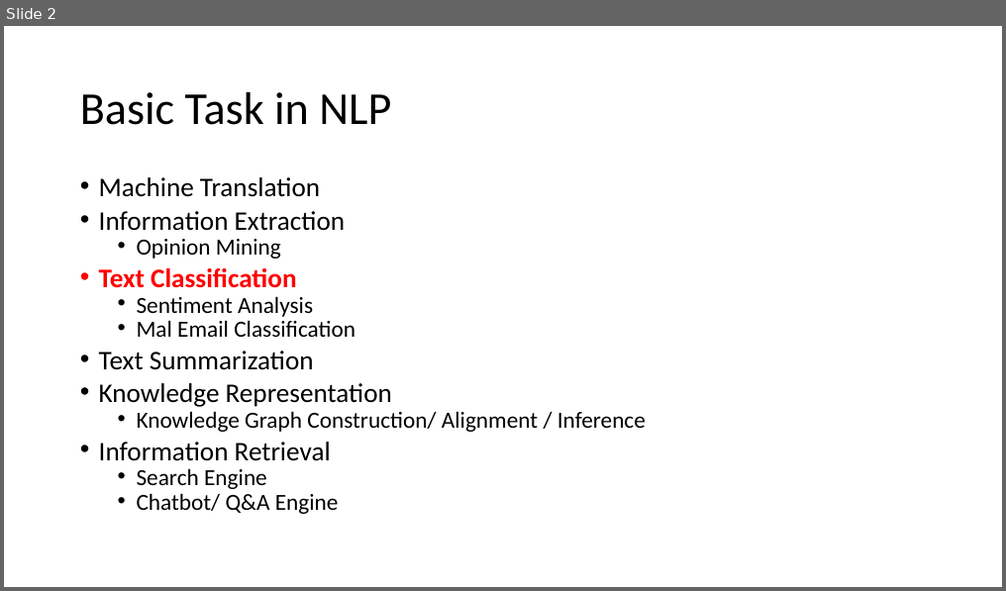
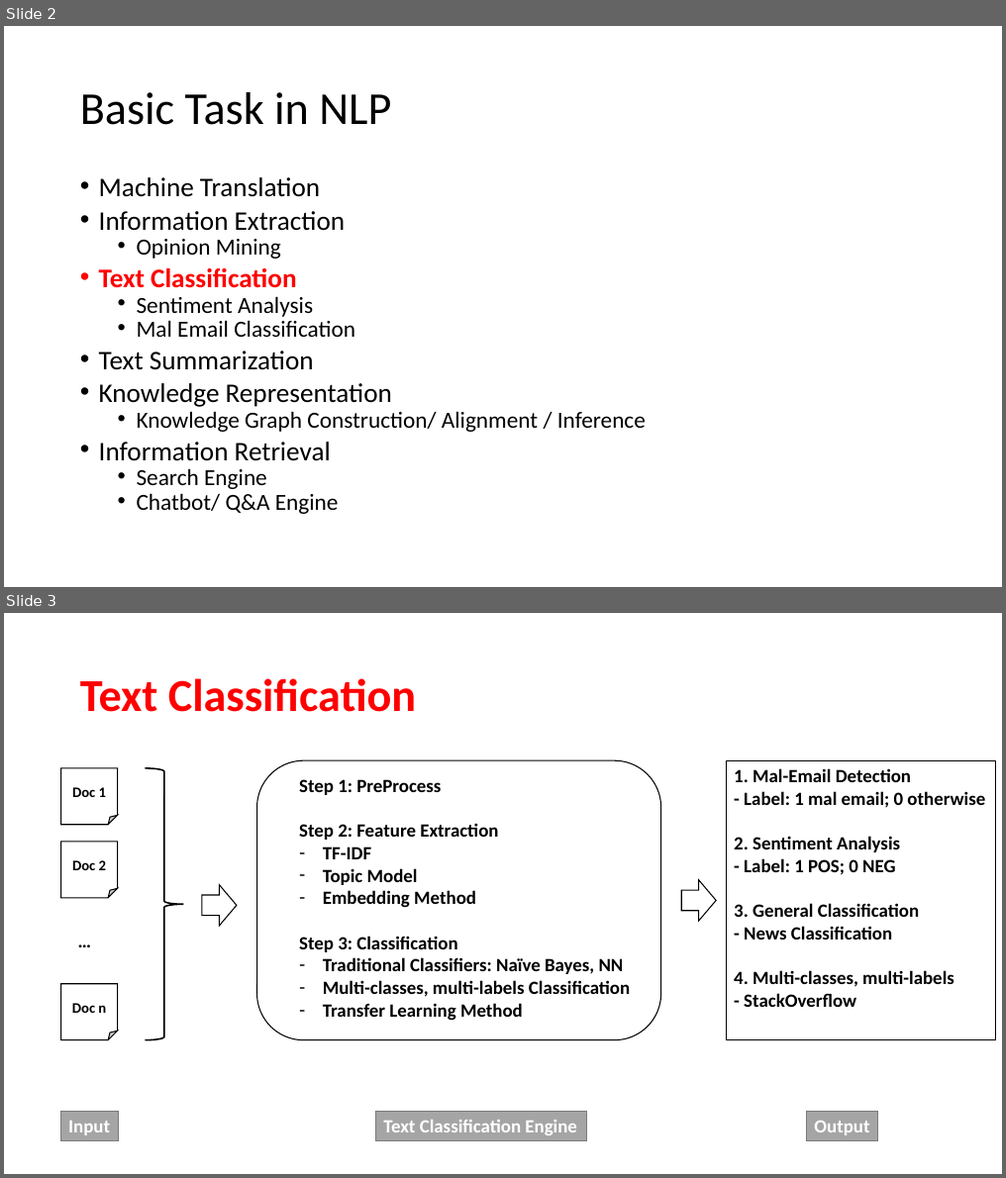
Before and after one commit to jirachikai/nlp-tutorial, a slide deck: slides.pptx. Shown one above the other, each under a label of ours: slide 2 before the commit, slides 2 and 3 after it. The pictures are 1006x591 and 1006x1178 pixels, drawn with LibreOffice and Linux fonts; fonts in the diff are those of the drawing. Boxes give left, top, right and bottom in pixels: in the first picture for what was removed or moved away, otherwise in the second. Text is boxed around its words. In the diff, an @@ line names an element or a change of style, - is before the commit and + after.

```diff
--- a/slides.pptx
+++ b/slides.pptx
@@ slide 3 added at bbox=[4, 613, 1002, 1174], background #FFFFFF @@
@@ title added at bbox=[80, 678, 416, 712], 44 pt, text #FF0000, bold @@
+Text Classification
@@ rounded rectangle added at bbox=[257, 761, 661, 1041], fill #FFFFFF, outline #000000 1 pt @@
@@ rectangle added at bbox=[727, 761, 996, 1041], fill #FFFFFF, outline #000000 1 pt, 18 pt, text #000000, bold @@
+1. Mal-Email Detection
+- Label: 1 mal email; 0 otherwise
+2. Sentiment Analysis
+- Label: 1 POS; 0 NEG
+3. General Classification
+- News Classification
+4. Multi-classes, multi-labels
+- StackOverflow
@@ folded corner added at bbox=[60, 768, 117, 825], fill #FFFFFF, outline #000000 1 pt, 14 pt, text #000000, bold @@
+Doc 1
@@ right brace added at bbox=[145, 768, 183, 1041], outline #000000 1.5 pt @@
@@ text added at bbox=[299, 779, 630, 1021], 18 pt, text #000000, bold @@
+Step 1: PreProcess
+Step 2: Feature Extraction
+– TF-IDF
+– Topic Model
+– Embedding Method
+Step 3: Classification
+– Traditional Classifiers: Naïve Bayes, NN
+– Multi-classes, multi-labels Classification
+– Transfer Learning Method
@@ folded corner added at bbox=[60, 842, 117, 897], fill #FFFFFF, outline #000000 1 pt, 14 pt, text #000000, bold @@
+Doc 2
@@ right arrow added at bbox=[202, 884, 237, 926], fill #FFFFFF, outline #000000 1 pt @@
@@ right arrow added at bbox=[681, 880, 716, 922], fill #FFFFFF, outline #000000 1 pt @@
@@ text added at bbox=[70, 926, 99, 956], 18 pt, text #000000, bold @@
+…
@@ folded corner added at bbox=[60, 984, 117, 1041], fill #FFFFFF, outline #000000 1 pt, 14 pt, text #000000, bold @@
+Doc n
@@ rectangle added at bbox=[60, 1112, 118, 1142], fill #A5A5A5, outline #7A7A7A 1 pt, 18 pt, text #FFFFFF, bold @@
+Input
@@ rectangle added at bbox=[376, 1112, 586, 1142], fill #A5A5A5, outline #7A7A7A 1 pt, 18 pt, text #FFFFFF, bold @@
+Text Classification Engine
@@ rectangle added at bbox=[807, 1112, 878, 1142], fill #A5A5A5, outline #7A7A7A 1 pt, 18 pt, text #FFFFFF, bold @@
+Output
```
Also in this commit, not shown: 4 slides changed, 8 other slides added, 1 slide removed, 3 other files.
